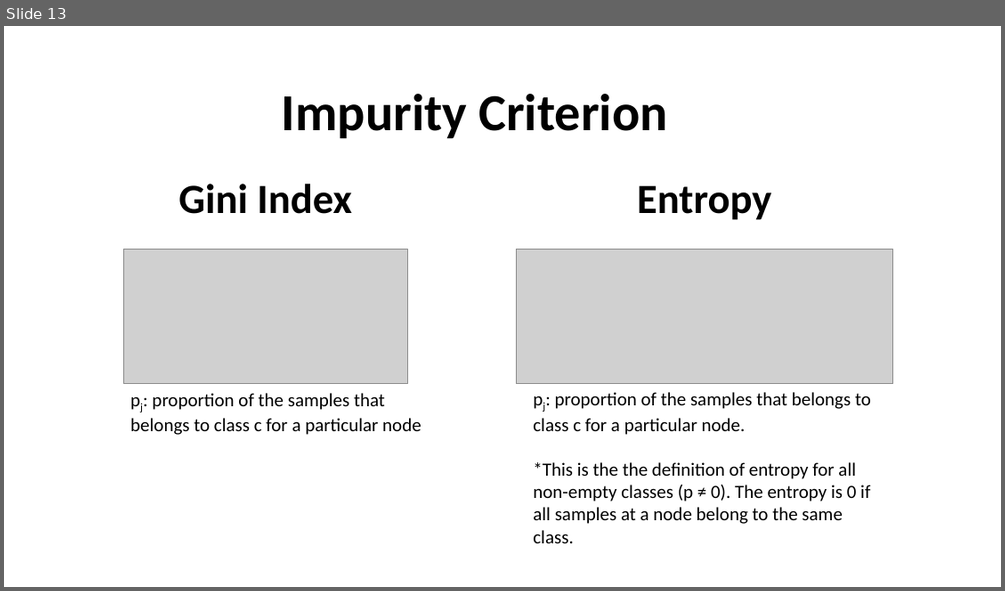
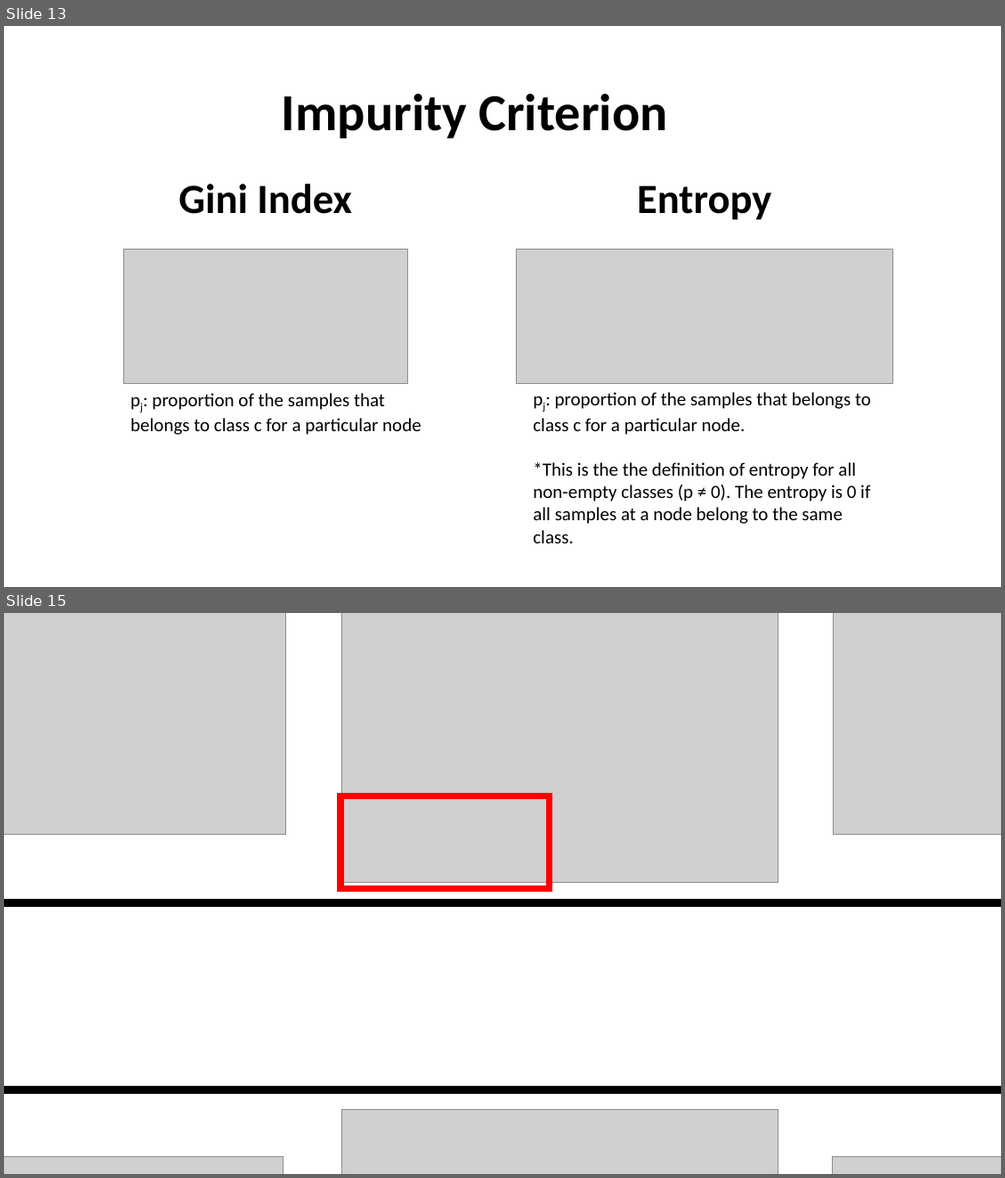
Before and after one commit to mGalarnyk/Python_Tutorials, a slide deck: Sklearn/DecisionTrees/powerpoint/DecisionComparison.pptx. Shown one above the other, each under a label of ours: slide 13 before the commit, slides 13 and 15 after it; the slides between them are not shown. The pictures are 1005x591 and 1005x1178 pixels, drawn with LibreOffice and Linux fonts; fonts in the diff are those of the drawing; grey boxes stand for pictures. Boxes give left, top, right and bottom in pixels: in the first picture for what was removed or moved away, otherwise in the second. Text is boxed around its words. In the diff, an @@ line names an element or a change of style, - is before the commit and + after.

```diff
--- a/Sklearn/DecisionTrees/powerpoint/DecisionComparison.pptx
+++ b/Sklearn/DecisionTrees/powerpoint/DecisionComparison.pptx
@@ slide 15 added at (4,613,1001,1174), background #FFFFFF @@
@@ picture added at (4,613,286,835) @@
@@ rectangle added at (4,613,1001,903), outline #000000 8 pt @@
@@ picture added at (342,613,778,882) @@
@@ picture added at (833,613,1001,835) @@
@@ rectangle added at (340,796,550,889), outline #FF0000 6 pt @@
@@ rectangle added at (4,1090,1001,1174), outline #000000 8 pt @@
@@ picture added at (341,1110,778,1174) @@
@@ picture added at (4,1157,283,1174) @@
@@ picture added at (833,1157,1001,1174) @@
```
Also in this commit, not shown: 1 slide changed, 1 slide removed, 12 other files.
